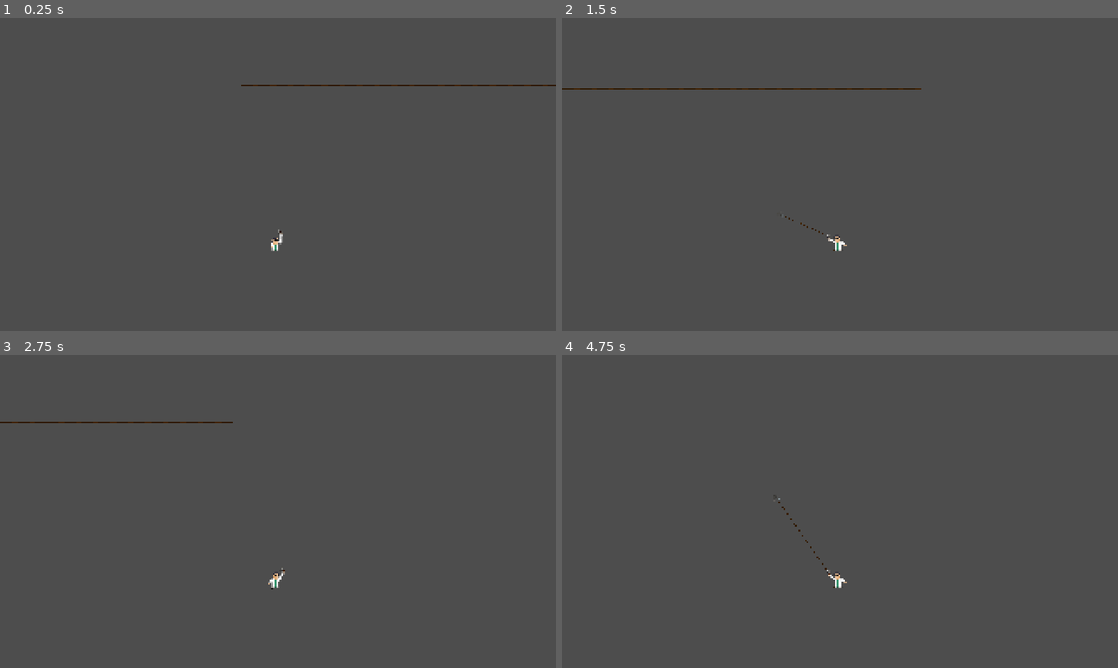
Above: before the commit, frames 1-4 (two rows, left to right).
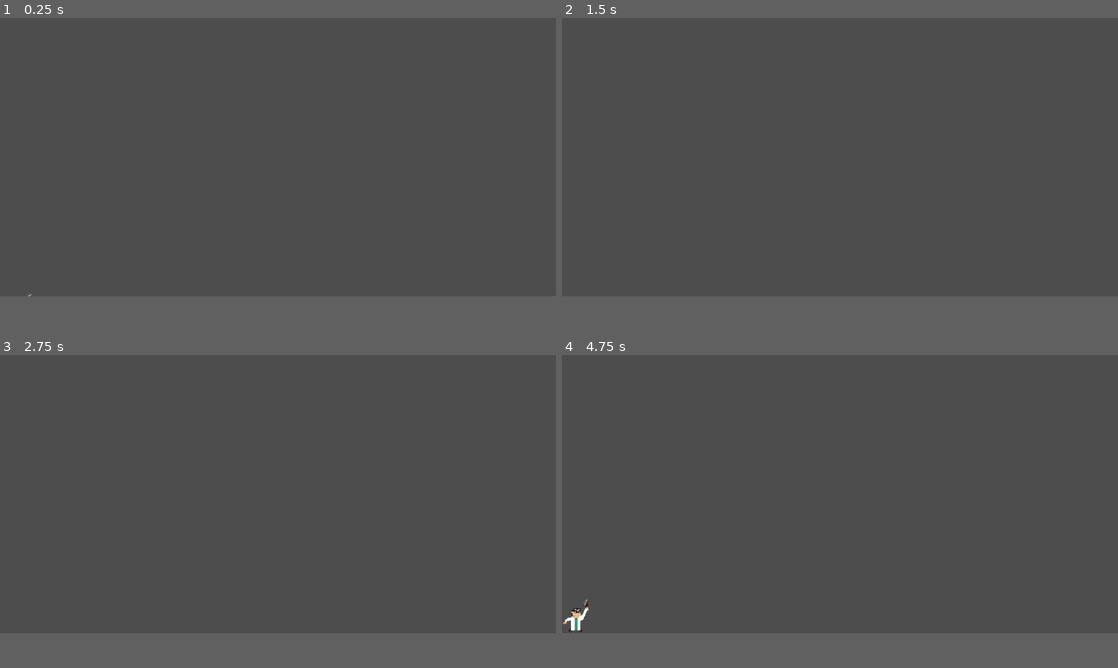
Above: after the commit, the same moments.

Repository: Royerino/Hooked-Up
Game: Godot game, scene res://level_template.tscn
Two runs of this game, one before a commit and one after it. Both use one fixed random seed, a clock stepped at 60 frames per second and the inputs below. Before the commit the project starts from res://main.tscn.
Inputs (mouse positions are in pixels of both pictures, inside the frame that each line leads up to):
- Up to frame 1 (0.25 s): no input
- Up to frame 2 (1.5 s): tap Enter at 0.5 s; move the mouse to (962, 158) at 0.52 s; hold Right (move_right) from 0.53 s (still down); click (962, 158) at 0.6 s; tap Space (jump) at 0.77 s; move the mouse to (728, 190) at 1.27 s; click (728, 190) at 1.35 s
- Up to frame 3 (2.75 s): tap Space (jump) at 1.52 s; move the mouse to (333, 442) at 2.02 s; release Right (move_right) at 2.03 s; hold A (move_left) from 2.03 s (still down); click (333, 442) at 2.1 s
- Up to frame 4 (4.75 s): move the mouse to (812, 574) at 2.77 s; release A (move_left) at 2.78 s; hold Right (move_right) 2.78-4.28 s; click (812, 574) at 2.85 s; tap Space (jump) at 3.02, 3.77, 4.52 s; move the mouse to (1006, 558) at 3.52 s; click (1006, 558) at 3.6 s; tap R (reset, bound only after the commit) at 4.15 s; move the mouse to (673, 464) at 4.27 s; hold A (move_left) from 4.28 s (still down); click (673, 464) at 4.35 s
In our replay, the window is 800x450 before the commit and 800x400 after it. These sizes can differ from the game's own. Grey fills any space a smaller window leaves; there, only what the larger window draws over its background counts as a difference.

The runs differ from the first frame. In frame 1, 0.3% of the frame differs, in the area x 5-100%, y 21-89%; in frame 2, 0.4%, in the area x 0-65%, y 22-75%; in frame 3, 0.3%; in frame 4, 0.3%.

Commit message:
feat(niveles): añadir level_template como escena principal y tecla de reset

Diff:
--- /dev/null
+++ b/level_template.gd
@@ -0,0 +1,44 @@
+extends Node2D
+
+
+const RESPAWN_TIME := 0.3
+
+var is_finished := false
+var is_respawning := false
+
+@onready var player: CharacterBody2D = $PlayZone/Ganchez
+@onready var respawn_point: Marker2D = $PlayZone/Respawn
+
+
+func _ready() -> void:
+	_place_player()
+
+
+func _unhandled_input(event: InputEvent) -> void:
+	if event.is_action_pressed("reset"):
+		_restart_level()
+
+
+func _restart_level() -> void:
+	if is_finished or is_respawning:
+		return
+	_place_player()
+
+
+func _place_player() -> void:
+	player.respawn_at(respawn_point.global_position)
+
+
+func _kill_player() -> void:
+	is_respawning = true
+	player.set_controllable(false)
+	# TODO: partículas + VFX + sonido de muerte (en el nivel, no en el jugador).
+	await get_tree().create_timer(RESPAWN_TIME).timeout
+	_place_player()
+	is_respawning = false
+
+
+func _on_play_zone_body_exited(body: Node2D) -> void:
+	if body != player or is_finished or is_respawning:
+		return
+	_kill_player()
--- /dev/null
+++ b/level_template.tscn
@@ -0,0 +1,34 @@
+[gd_scene format=3 uid="uid://ddyi15fb6onfc"]
+
+[ext_resource type="Script" uid="uid://dlgyj8uyeqjaw" path="res://level_template.gd" id="1_x24lp"]
+[ext_resource type="PackedScene" uid="uid://f7ejdknal12c" path="res://ganchez.tscn" id="2_x24lp"]
+
+[sub_resource type="RectangleShape2D" id="RectangleShape2D_yytfi"]
+size = Vector2(640, 322)
+
+[sub_resource type="TileSet" id="TileSet_yytfi"]
+physics_layer_0/collision_layer = 1
+custom_data_layer_0/name = "hookable"
+custom_data_layer_0/type = 1
+
+[node name="Level" type="Node2D" unique_id=1165794422]
+script = ExtResource("1_x24lp")
+
+[node name="PlayZone" type="Area2D" parent="." unique_id=1508574074]
+
+[node name="CollisionShape2D" type="CollisionShape2D" parent="PlayZone" unique_id=1778947435]
+position = Vector2(320, 159)
+shape = SubResource("RectangleShape2D_yytfi")
+debug_color = Color(0.9764706, 0.9764706, 0.98039216, 0.078431375)
+
+[node name="TileMapLayer" type="TileMapLayer" parent="PlayZone" unique_id=2091008048]
+texture_filter = 1
+tile_set = SubResource("TileSet_yytfi")
+
+[node name="Respawn" type="Marker2D" parent="PlayZone" unique_id=1697890633]
+position = Vector2(16, 304)
+
+[node name="Ganchez" parent="PlayZone" unique_id=87218500 instance=ExtResource("2_x24lp")]
+position = Vector2(16, 303)
+
+[connection signal="body_exited" from="PlayZone" to="." method="_on_play_zone_body_exited"]
--- a/main.tscn
+++ /dev/null
@@ -1,57 +0,0 @@
-[gd_scene format=3 uid="uid://bjilw5multbea"]
-
-[ext_resource type="PackedScene" uid="uid://f7ejdknal12c" path="res://ganchez.tscn" id="1_ig7tw"]
-[ext_resource type="Texture2D" uid="uid://cjoxxtcrq1k8j" path="res://sprites/rope.png" id="2_0xm2m"]
-
-[sub_resource type="RectangleShape2D" id="RectangleShape2D_ig7tw"]
-size = Vector2(123, 130)
-
-[sub_resource type="RectangleShape2D" id="RectangleShape2D_yytfi"]
-size = Vector2(32, 4)
-
-[node name="Main" type="Node2D" unique_id=1558611720]
-
-[node name="Ganchez" parent="." unique_id=87218500 instance=ExtResource("1_ig7tw")]
-position = Vector2(188, 574)
-
-[node name="Camera2D" type="Camera2D" parent="Ganchez" unique_id=1747714747]
-position = Vector2(4, -118)
-zoom = Vector2(2, 2)
-position_smoothing_speed = 1.0
-
-[node name="Ground" type="StaticBody2D" parent="." unique_id=1767163216]
-position = Vector2(448, 621)
-scale = Vector2(10, 1)
-metadata/_edit_group_ = true
-
-[node name="CollisionShape2D" type="CollisionShape2D" parent="Ground" unique_id=1825271103]
-position = Vector2(1.0999999, 52)
-shape = SubResource("RectangleShape2D_ig7tw")
-debug_color = Color(0.97284085, 0, 0.4415506, 0.41960785)
-
-[node name="HookableRoof" type="StaticBody2D" parent="." unique_id=34048410]
-position = Vector2(288, 320)
-scale = Vector2(10, 1)
-collision_layer = 3
-metadata/_edit_group_ = true
-
-[node name="Sprite2D" type="Sprite2D" parent="HookableRoof" unique_id=188270524]
-texture_filter = 1
-texture = ExtResource("2_0xm2m")
-
-[node name="CollisionShape2D" type="CollisionShape2D" parent="HookableRoof" unique_id=1487414549]
-shape = SubResource("RectangleShape2D_yytfi")
-debug_color = Color(0.8743106, 0.7704999, 0.2228198, 0.41960785)
-
-[node name="NonHookableRoof" type="StaticBody2D" parent="." unique_id=1615615288]
-position = Vector2(608, 320)
-scale = Vector2(10, 1)
-metadata/_edit_group_ = true
-
-[node name="Sprite2D" type="Sprite2D" parent="NonHookableRoof" unique_id=1873943059]
-texture_filter = 1
-texture = ExtResource("2_0xm2m")
-
-[node name="CollisionShape2D" type="CollisionShape2D" parent="NonHookableRoof" unique_id=1130231689]
-shape = SubResource("RectangleShape2D_yytfi")
-debug_color = Color(0, 0.8695093, 0.92890215, 0.41960785)
--- a/project.godot
+++ b/project.godot
@@ -11,14 +11,16 @@
 [application]
 
 config/name="Hooked Up"
-run/main_scene="uid://bjilw5multbea"
+run/main_scene="uid://ddyi15fb6onfc"
 config/features=PackedStringArray("4.7", "Forward Plus")
 config/icon="res://icon.svg"
 
 [display]
 
-window/size/viewport_width=1920
-window/size/viewport_height=1080
+window/size/viewport_width=640
+window/size/viewport_height=320
+window/size/window_width_override=1920
+window/size/window_height_override=1080
 window/stretch/mode="canvas_items"
 window/stretch/aspect="expand"
 
@@ -53,6 +55,11 @@
 , Object(InputEventJoypadMotion,"resource_local_to_scene":false,"resource_name":"","device":-1,"axis":5,"axis_value":1.0,"script":null)
 ]
 }
+reset={
+"deadzone": 0.2,
+"events": [Object(InputEventKey,"resource_local_to_scene":false,"resource_name":"","device":-1,"window_id":0,"alt_pressed":false,"shift_pressed":false,"ctrl_pressed":false,"meta_pressed":false,"pressed":false,"keycode":0,"physical_keycode":82,"key_label":0,"unicode":114,"location":0,"echo":false,"script":null)
+]
+}
 
 [layer_names]
 
@@ -64,4 +71,5 @@
 
 [rendering]
 
+textures/canvas_textures/default_texture_filter=0
 rendering_device/driver.windows="d3d12"
Not shown, added: level_template.gd.uid
